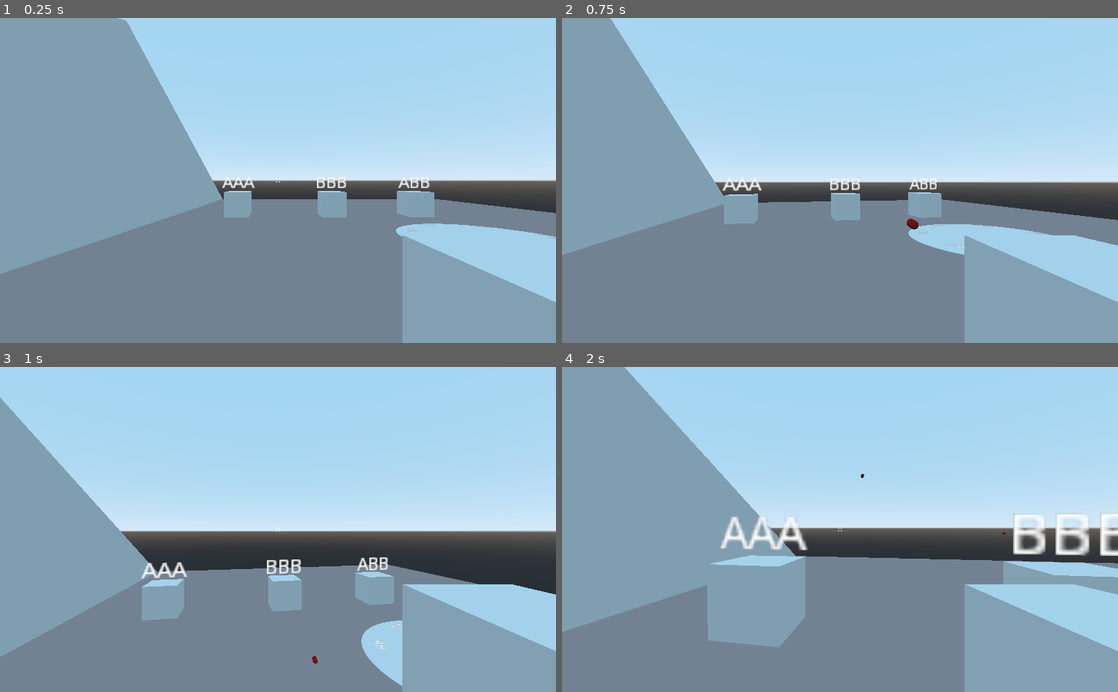
Above: before the commit, frames 1-4 (two rows, left to right).
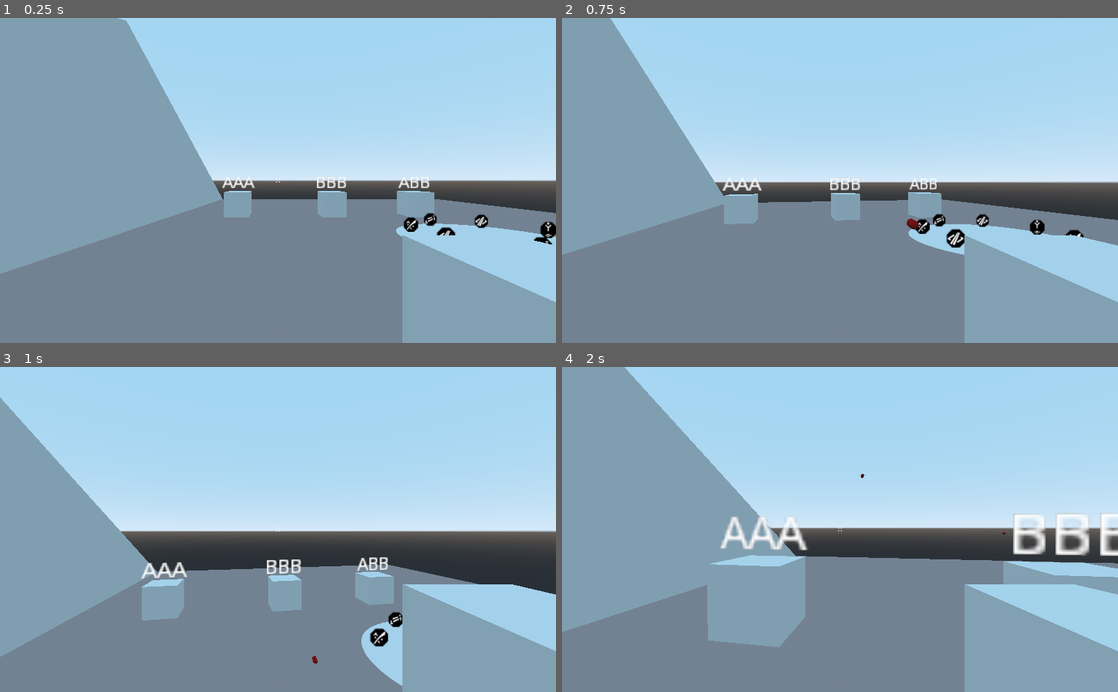
Above: after the commit, the same moments.

Repository: 20akshay00/Jinx
Game: Godot game, scene res://World.tscn
Same seed, same stepped clock (60 frames per second), same inputs: the game is played once before the commit and once after it.
Inputs (mouse positions are in pixels of both pictures, inside the frame that each line leads up to):
- Up to frame 1 (0.25 s): no input
- Up to frame 2 (0.75 s): tap Enter at 0.5 s; move the mouse to (867, 180) at 0.52 s; hold W (forward) from 0.53 s (still down); click (867, 180) at 0.6 s
- Up to frame 3 (1 s): keep holding W (forward); tap Space (jump) at 0.77 s
- Up to frame 4 (2 s): keep holding W (forward); move the mouse to (812, 529) at 1.27 s; right-click (812, 529) at 1.35 s; tap Space (jump) at 1.52 s

The runs differ from the first frame. In frame 1, 0.5% of the frame differs, in the area x 72-100%, y 59-70%; in frame 2, 0.6%, in the area x 63-94%, y 60-71%; in frame 3, 0.3%; in frame 4, nothing differs.

Commit message:
use RuneSprite instead of Label3D in SpellCircle

Diff:
--- /dev/null
+++ b/RuneSprite/RuneSprite.tscn
@@ -0,0 +1,11 @@
+[gd_scene load_steps=2 format=2]
+
+[ext_resource path="res://RuneSprite/GWJ-2-23-runes.png" type="Texture" id=1]
+
+[node name="RuneSprite" type="Sprite3D"]
+transform = Transform( 1, 0, 0, 0, 1, 0, 0, 0, 1, 0, 0.0466837, 0 )
+offset = Vector2( 0, 150 )
+pixel_size = 0.0026
+billboard = 1
+texture = ExtResource( 1 )
+hframes = 4
--- a/SpellCircle.gd
+++ b/SpellCircle.gd
@@ -1,7 +1,7 @@
 extends Spatial
 
 export var num_runes = 5
-export var spell_types = ["AA", "AB", "BA", "BB"]
+export var spell_types = [0, 1, 2, 3]
 export var active_color = Color(0.05, 1.0, 0.5, 1.0)
 export var inactive_color = Color(1.0, 1.0, 1.0, 1.0)
 
@@ -22,20 +22,18 @@
 
 	for i in num_runes:
 		var rune = Spatial.new()
-		var rune_text = Label3D.new()
+		var rune_text = preload("res://RuneSprite/RuneSprite.tscn").instance()
 
-		rune_text.text = spell_types[randi() % spell_types.size()]
-		rune_text.pixel_size = 0.05
-		rune_text.translate(Vector3(0, 0.1, 3.25))
-		rune_text.rotate_x(deg2rad(-90))
+		rune_text.frame = spell_types[randi() % spell_types.size()]
+		rune_text.translate(Vector3(0, 0, 3.25))
 
 		rune.add_child(rune_text)
 		rune.rotate_y(deg2rad((i - 1) * 360/num_runes))
 
-		self.add_child(rune)
+		add_child(rune)
 
-		spell_list.append(rune_text.text)
-		temp_spell_list.append(rune_text.text)
+		spell_list.append(rune_text.frame)
+		temp_spell_list.append(rune_text.frame)
 		temp_idx_list.append(i)
 
 		rune_list.append(rune_text)
Binary file added: RuneSprite/GWJ-2-23-runes.png
Not shown, added: RuneSprite/GWJ-2-23-runes.png.import
